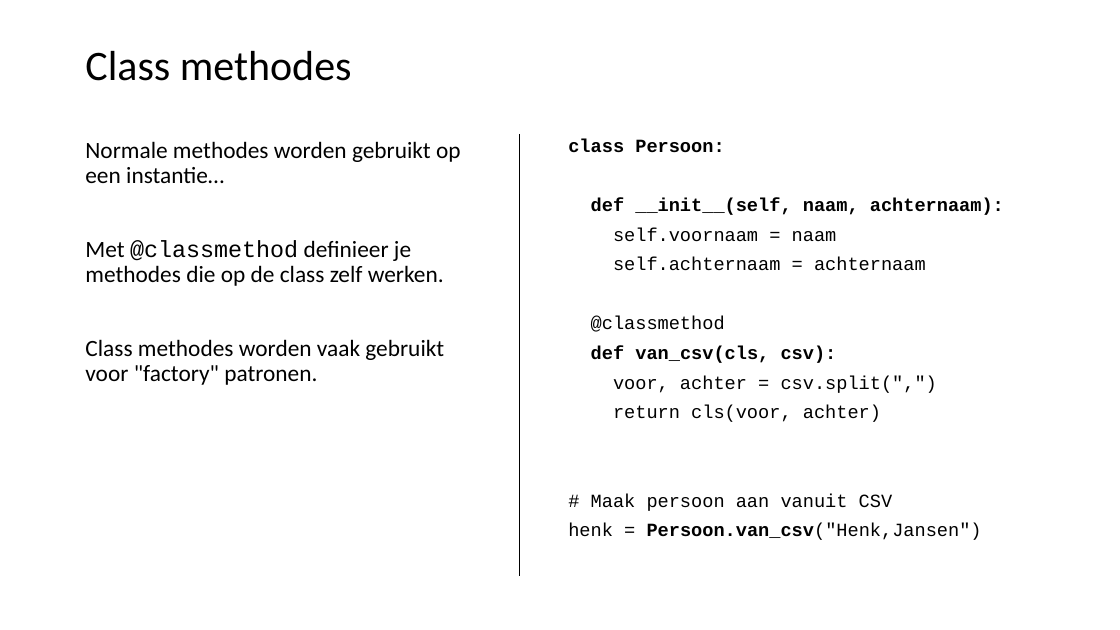
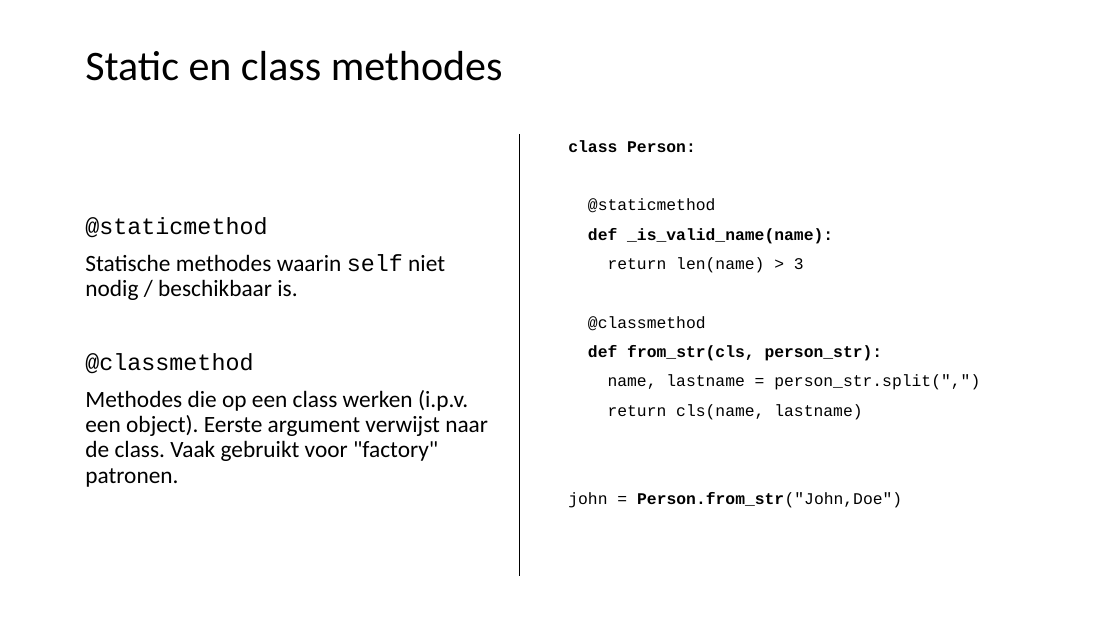
Before and after one commit to LFKoning/knowledge-sharing, a slide deck: slide 49 of python_trainees/1_basics_classes/python_traineeship_1.pptx. Drawn at 1120x630 pixels with LibreOffice and Linux fonts; fonts in the diff are those of the drawing. Boxes give left, top, right and bottom in pixels: in the first picture for what was removed or moved away, otherwise in the second. Text is boxed around its words. In the diff, an @@ line names an element or a change of style, - is before the commit and + after.

```diff
--- a/python_trainees/1_basics_classes/python_traineeship_1.pptx
+++ b/python_trainees/1_basics_classes/python_traineeship_1.pptx
@@ title at [85,51,503,81]: text changed @@
-Class methodes
+Static en class methodes
@@ text at [568,140,833,273]: text changed; size 16 to 14 pt @@
-class Persoon:
-def __init__(self, naam, achternaam):
-self.voornaam = naam
-self.achternaam = achternaam
+class Person:
+@staticmethod
+def _is_valid_name(name):
+return len(name) > 3
@@ text at [85,217,488,487]: text changed @@
-Normale methodes worden gebruikt op een instantie…
-Met @classmethod definieer je methodes die op de class zelf werken.
-Class methodes worden vaak gebruikt voor "factory" patronen.
+@staticmethod
+Statische methodes waarin self niet nodig / beschikbaar is.
+@classmethod
+Methodes die op een class werken (i.p.v. een object). Eerste argument verwijst naar de class. Vaak gebruikt voor "factory" patronen.
@@ text at [588,316,706,331]: size 16 to 14 pt in "@classmethod"; line spacing 0.8 to 0.9 @@
@@ text at [568,345,980,508]: text changed; size 16 to 14 pt @@
-def van_csv(cls, csv):
-voor, achter = csv.split(",")
-return cls(voor, achter)
-# Maak persoon aan vanuit CSV
-henk = Persoon.van_csv("Henk,Jansen")
+def from_str(cls, person_str):
+name, lastname = person_str.split(",")
+return cls(name, lastname)
+john = Person.from_str("John,Doe")
```
Also in this commit, not shown: 7 other slides changed, 5 other files.
